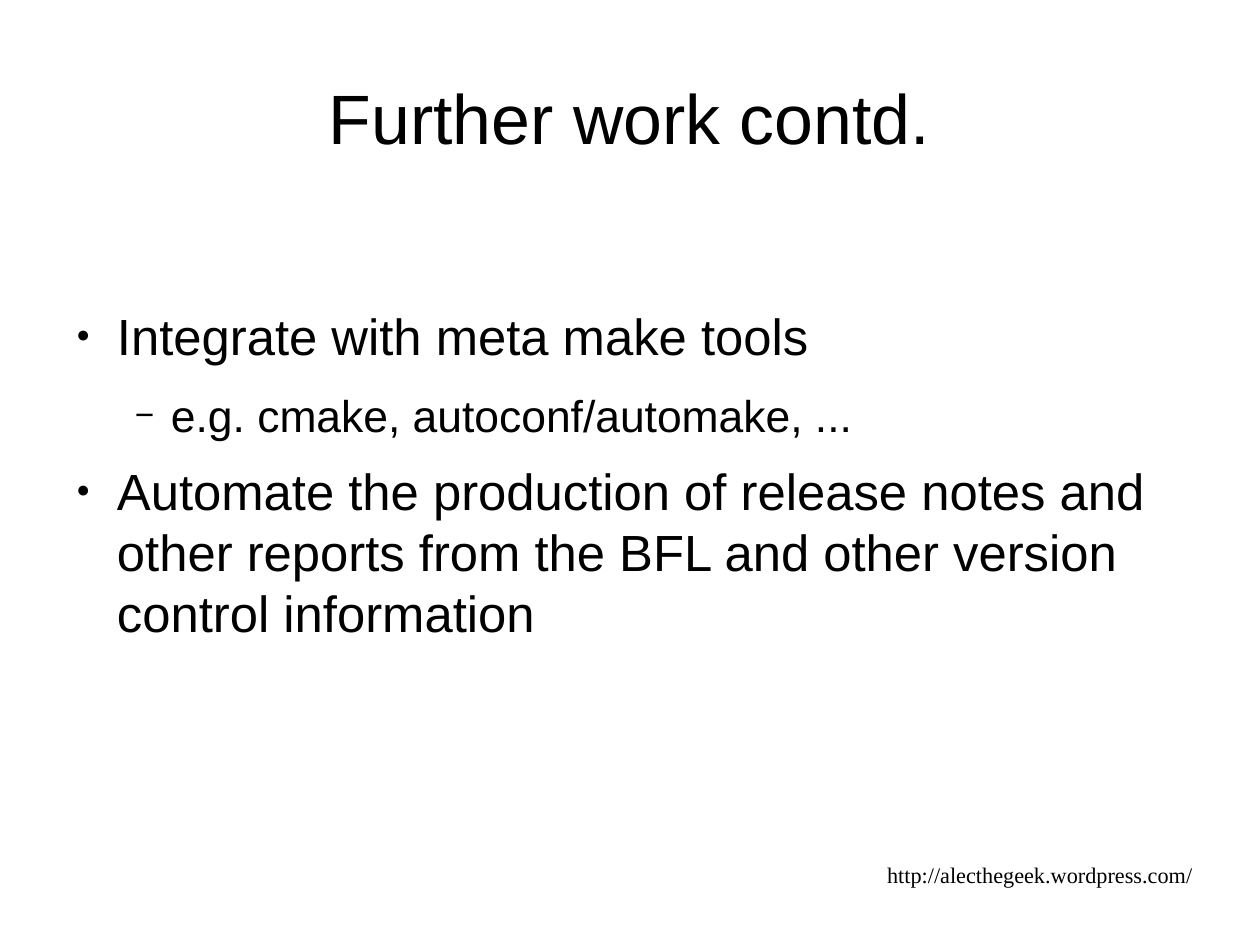
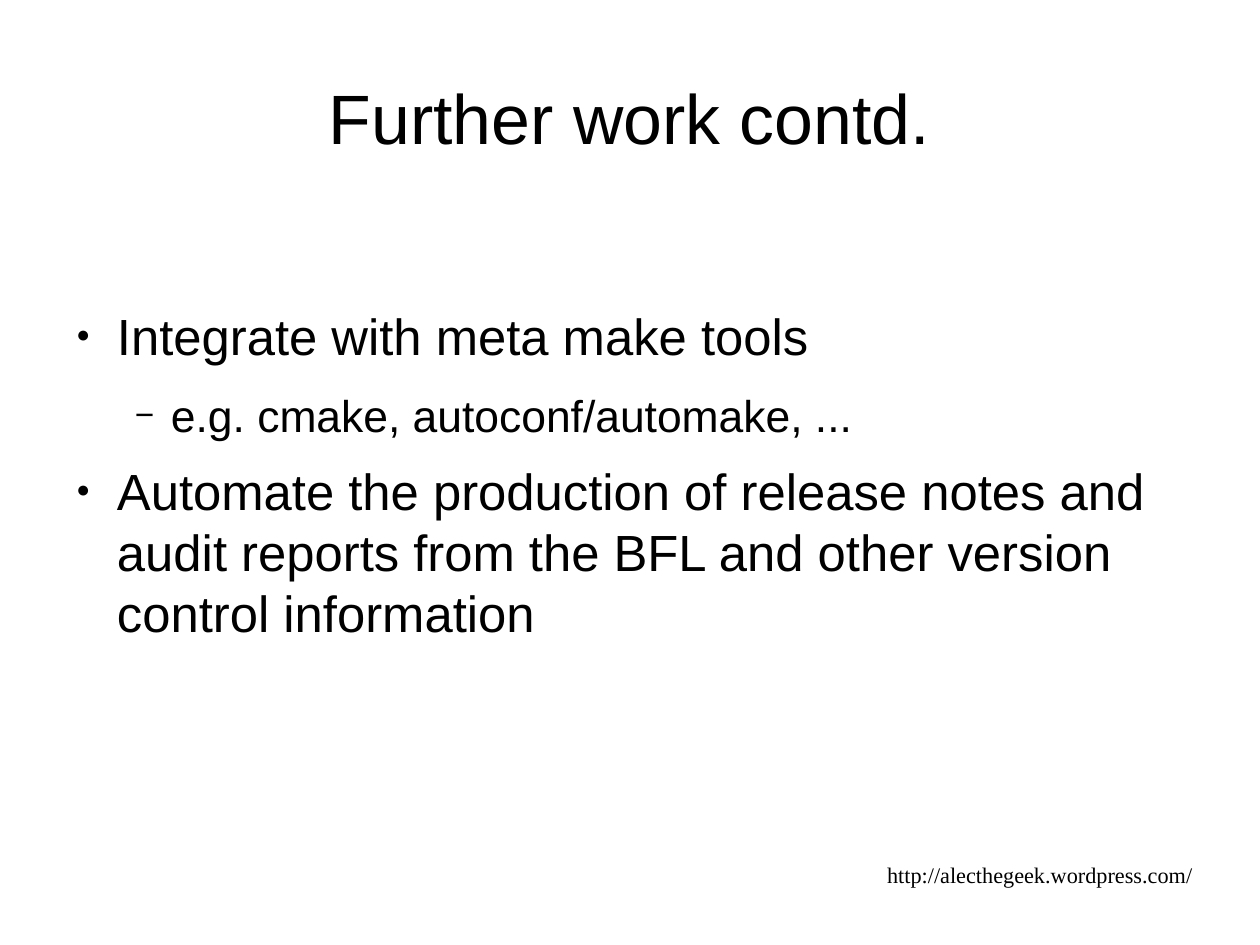
Before and after one commit to alecthegeek/gitbuilding, a slide deck: slide 31 of GitBuilding.odp. Drawn at 1260x945 pixels with LibreOffice and Linux fonts; fonts in the diff are those of the drawing. Boxes give left, top, right and bottom in pixels: in the first picture for what was removed or moved away, otherwise in the second. Text is boxed around its words. In the diff, an @@ line names an element or a change of style, - is before the commit and + after.

```diff
--- a/GitBuilding.odp
+++ b/GitBuilding.odp
@@ text at [117, 473, 1145, 633]: text changed @@
-● Automate the production of release notes and other reports from the BFL and other version control information
+● Automate the production of release notes and audit reports from the BFL and other version control information
```
Also in this commit, not shown: 2 other slides changed.
